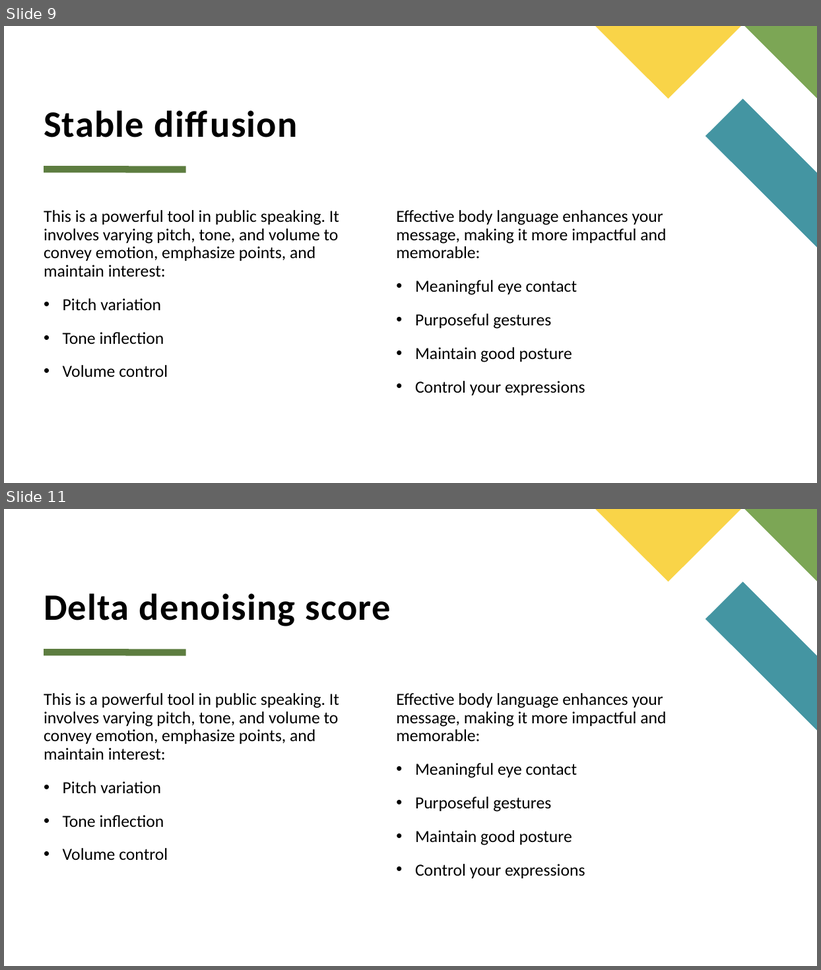
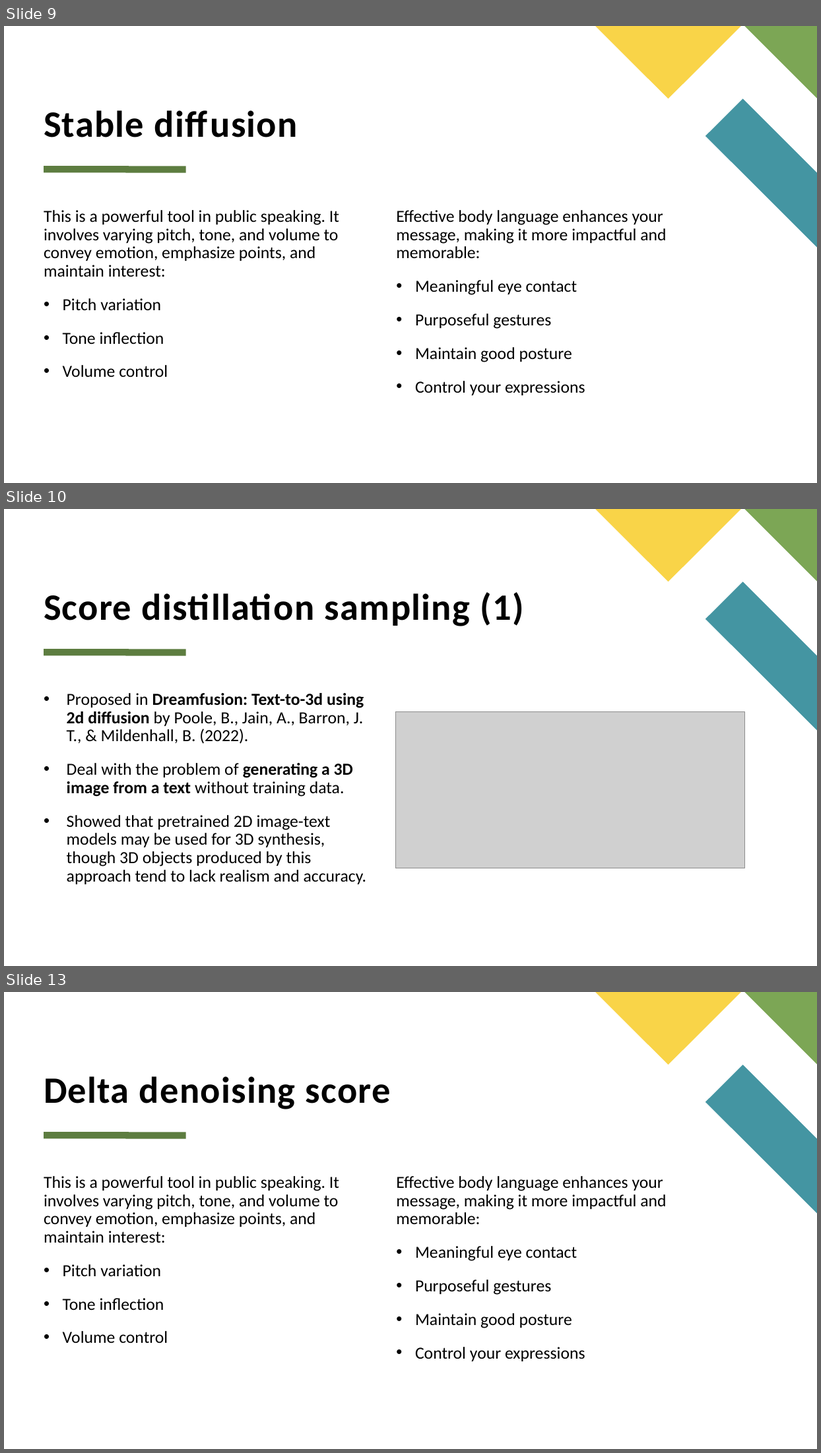
Before and after one commit to Anh26535D/cpp, a slide deck: report_computer_vision.pptx. Shown one above the other, each under a label of ours: slides 9 and 11 before the commit, slides 9, 10 and 13 after it; the slides between them are not shown. The pictures are 821x970 and 821x1453 pixels, drawn with LibreOffice and Linux fonts; fonts in the diff are those of the drawing; grey boxes stand for pictures. Boxes give left, top, right and bottom in pixels: in the first picture for what was removed or moved away, otherwise in the second. Text is boxed around its words. In the diff, an @@ line names an element or a change of style, - is before the commit and + after.

```diff
--- a/report_computer_vision.pptx
+++ b/report_computer_vision.pptx
@@ slide 10 added at [4, 509, 817, 966], background #FFFFFF; not listed: 4 template elements that a slide beside it also shows @@
@@ title added at [44, 592, 523, 626], 44 pt, text #000000, bold @@
+Score distillation sampling (1)
@@ text added at [67, 693, 367, 885], 20 pt, text #000000 @@
+• Proposed in Dreamfusion: Text-to-3d using 2d diffusion by Poole, B., Jain, A., Barron, J. T., & Mildenhall, B. (2022).
+• Deal with the problem of generating a 3D image from a text without training data.
+• Showed that pretrained 2D image-text models may be used for 3D synthesis, though 3D objects produced by this approach tend to lack realism and accuracy.
@@ picture added at [395, 712, 745, 868] @@
@@ what was slide 11 is now slide 13 @@
```
Also in this commit, not shown: 1 slide changed, 2 other slides added, 1 slide removed.
